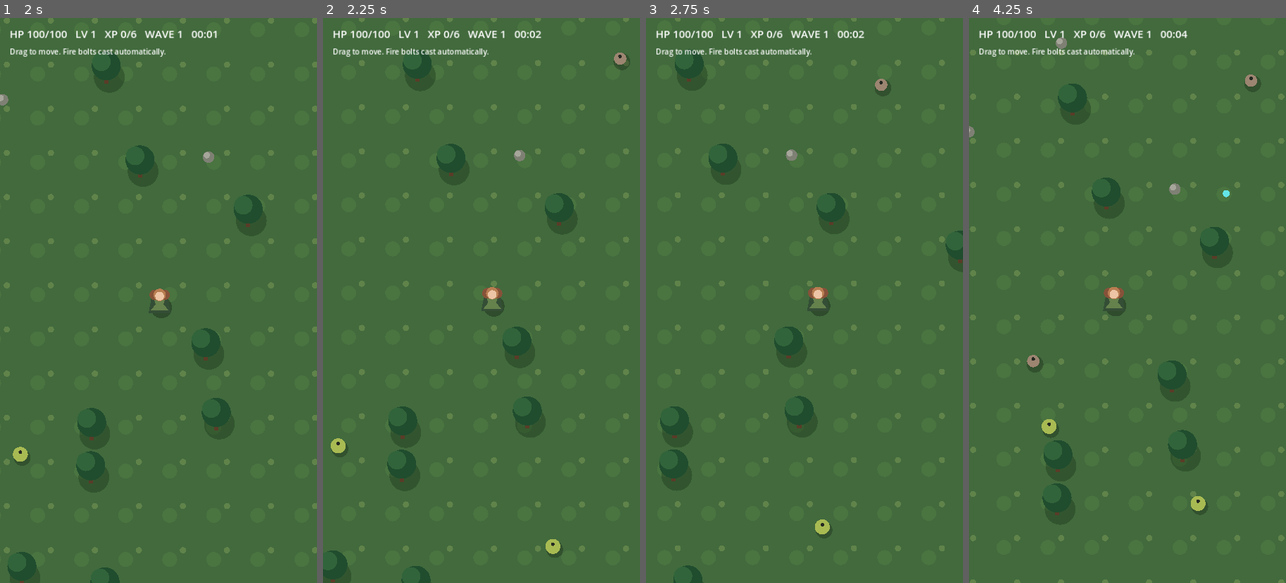
Above: before the commit, frames 1-4 (left to right).
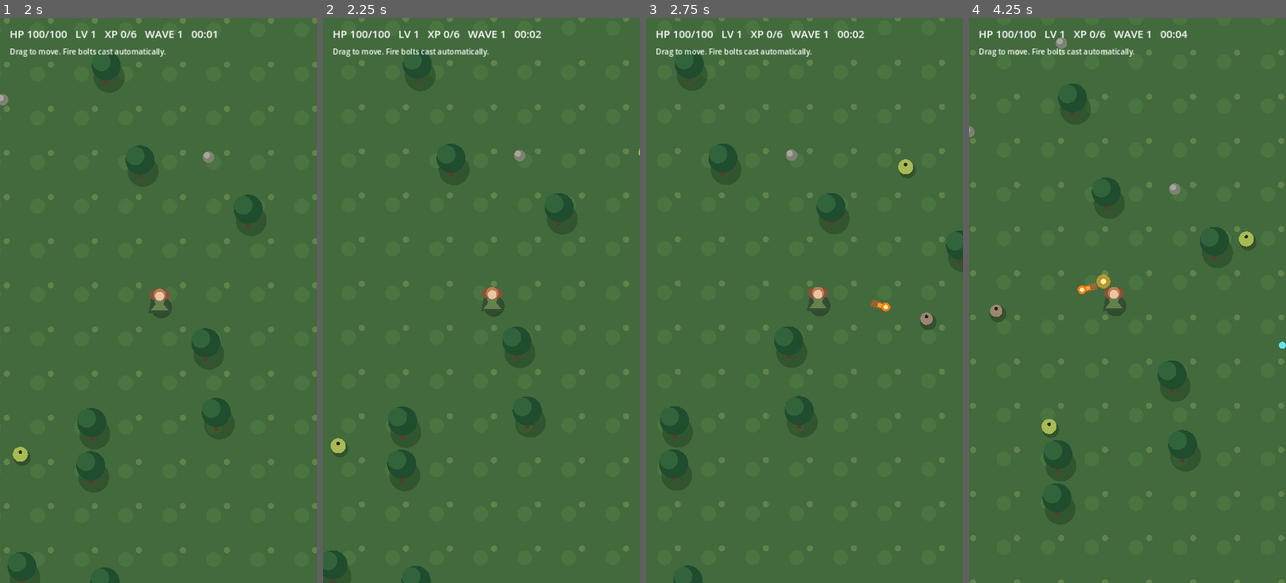
Above: after the commit, the same moments.

Repository: cosmerearchives-creator/dnd-adventurers
Game: Godot game, scene res://scenes/wilderness.tscn
Two runs of this game, one before a commit and one after it. Both use one fixed random seed, a clock stepped at 60 frames per second and the inputs below.
Inputs (mouse positions are in pixels of both pictures, inside the frame that each line leads up to):
- Up to frame 1 (2 s): move the mouse to (228, 272) at 0.52 s; hold Right (ui_right) 0.53-1.25 s; click (228, 272) at 0.67 s; drag from (95, 328) to (142, 413) at 1.27 s
- Up to frame 2 (2.25 s): move the mouse to (513, 176) at 2.02 s; hold Right (ui_right) from 2.03 s (still down)
- Up to frame 3 (2.75 s): keep holding Right (ui_right)
- Up to frame 4 (4.25 s): release Right (ui_right) at 2.75 s; drag from (1111, 413) to (1032, 215) at 2.77 s; move the mouse to (1222, 385) at 3.52 s; hold Left (ui_left) from 3.53 s (still down)

Frame 1 is identical in both runs. In frame 2, 0.3% of the frame differs, in the area x 70-100%, y 6-96%; in frame 3, 0.6%; in frame 4, 0.9%, in the area x 6-100%, y 10-88%.

Commit message:
Correct 8-way enemy facing and exclude split source from collision

Diff:
--- a/game/scripts/wilderness.gd
+++ b/game/scripts/wilderness.gd
@@ -120,8 +120,8 @@
     var kind: String = enemy["kind"]
     var pos: Vector2 = enemy["pos"]
     var direction_vector: Vector2 = player_pos - pos
-    var direction := int(round(fposmod(direction_vector.angle() + PI / 2.0, TAU) / (TAU / 8.0))) % 8
-    var frame := int(elapsed * (9.0 if kind == "wolf" else 6.0)) % 4
+    var direction := int(round(fposmod(direction_vector.angle() - PI / 2.0, TAU) / (TAU / 8.0))) % 8
+    var frame := int(float(enemy.get("walk_clock", 0.0)) * (9.0 if kind == "wolf" else 6.0)) % 4
     var key := "%s_%d_%d" % [kind, direction, frame]
     if not enemy_frames.has(key):
         return false
@@ -346,7 +346,7 @@
     elif roll < 0.60:
         kind = "goblin"
     var stats: Dictionary = ENEMY_TYPES[kind]
-    enemies.append({"pos": pos, "kind": kind, "hp": stats["hp"], "attack": 0.0})
+    enemies.append({"pos": pos, "kind": kind, "hp": stats["hp"], "attack": 0.0, "walk_clock": rng.randf_range(0.0, 1.0)})
 
 func _update_enemies(delta: float) -> void:
     for enemy in enemies:
@@ -356,6 +356,7 @@
         var distance := offset.length()
         if distance > 35.0:
             enemy["pos"] += offset.normalized() * float(stats["speed"]) * delta
+            enemy["walk_clock"] = float(enemy["walk_clock"]) + delta
         enemy["attack"] = float(enemy["attack"]) - delta
         if distance < 43.0 and float(enemy["attack"]) <= 0.0:
             if rng.randf() < dodge_chance:
@@ -407,10 +408,10 @@
     var direction: Vector2 = (target["pos"] - origin).normalized()
     firebolts.append({"pos": origin, "target": target, "direction": direction, "life": 1.5, "child": is_child, "random": false})
 
-func _spawn_split_bolt(origin: Vector2) -> void:
+func _spawn_split_bolt(origin: Vector2, source_enemy: Dictionary) -> void:
     var angle := rng.randf_range(0.0, TAU)
     var direction := Vector2.RIGHT.rotated(angle)
-    firebolts.append({"pos": origin, "target": {}, "direction": direction, "life": 0.85, "child": true, "random": true})
+    firebolts.append({"pos": origin, "target": {}, "direction": direction, "life": 0.85, "child": true, "random": true, "excluded_enemy": source_enemy})
 
 func _damage_enemy(target: Dictionary, damage: float) -> void:
     if not enemies.has(target):
@@ -433,7 +434,7 @@
     # Split children fly straight in random directions and do not recursively split.
     if split_count > 0 and not bolt["child"]:
         for i in range(split_count):
-            _spawn_split_bolt(point)
+            _spawn_split_bolt(point, target)
 
 func _update_firebolts(delta: float) -> void:
     for i in range(firebolts.size() - 1, -1, -1):
@@ -455,6 +456,8 @@
         var hit_radius := 10.0 * (1.0 + bolt_size_bonus)
         var hit: Dictionary = {}
         for enemy in enemies:
+            if bolt.has("excluded_enemy") and enemy == bolt["excluded_enemy"]:
+                continue
             var enemy_radius: float = float(ENEMY_TYPES[enemy["kind"]]["radius"])
             var center: Vector2 = enemy["pos"]
             var segment: Vector2 = bolt["pos"] - previous
